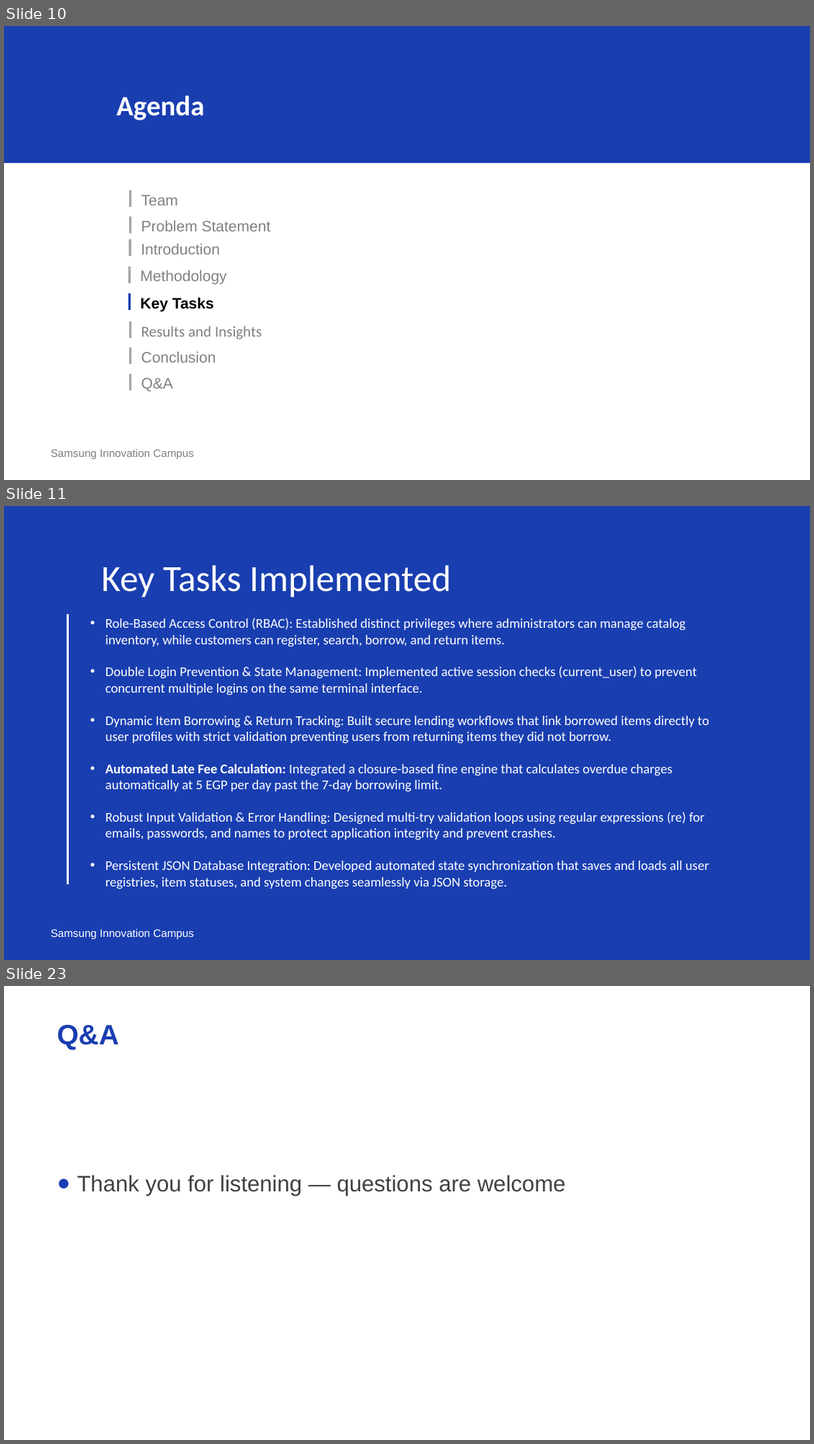
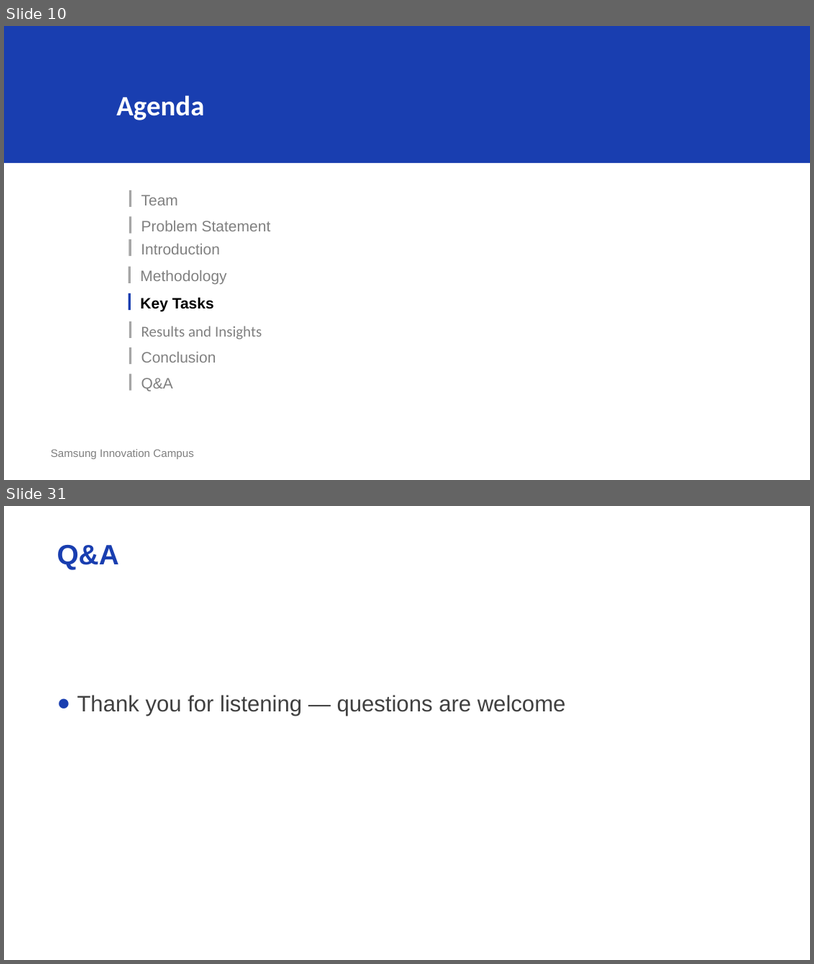
Before and after one commit to HabibaIbrahim6/ch6_project, a slide deck: Workshops_&_Learning_Events_Planner.pptx. Shown one above the other, each under a label of ours: slides 10, 11 and 23 before the commit, slides 10 and 31 after it; the slides between them are not shown. The pictures are 814x1444 and 814x964 pixels, drawn with LibreOffice and Linux fonts; fonts in the diff are those of the drawing. Boxes give left, top, right and bottom in pixels: in the first picture for what was removed or moved away, otherwise in the second. Text is boxed around its words. In the diff, an @@ line names an element or a change of style, - is before the commit and + after.

```diff
--- a/Workshops_&_Learning_Events_Planner.pptx
+++ b/Workshops_&_Learning_Events_Planner.pptx
@@ slide 11 removed at <box>4,506,810,960</box>, background #193EB0 @@
@@ text removed at <box>101,565,451,597</box> @@
-Key Tasks Implemented
@@ line removed from (67, 614) to (67, 884) @@
@@ text removed at <box>106,618,710,888</box> @@
-• Role-Based Access Control (RBAC): Established distinct privileges where administrators can manage catalog inventory, while customers can register, search, borrow, and return items.
-• Double Login Prevention & State Management: Implemented active session checks (current_user) to prevent concurrent multiple logins on the same terminal interface.
-• Dynamic Item Borrowing & Return Tracking: Built secure lending workflows that link borrowed items directly to user profiles with strict validation preventing users from returning items they did not borrow.
-• Automated Late Fee Calculation: Integrated a closure-based fine engine that calculates overdue charges automatically at 5 EGP per day past the 7-day borrowing limit.
-• Robust Input Validation & Error Handling: Designed multi-try validation loops using regular expressions (re) for emails, passwords, and names to protect application integrity and prevent crashes.
-• Persistent JSON Database Integration: Developed automated state synchronization that saves and loads all user registries, item statuses, and system changes seamlessly via JSON storage.
@@ text removed at <box>51,929,194,939</box> @@
-Samsung Innovation Campus
@@ what was slide 23 is now slide 31 @@
```
Also in this commit, not shown: 4 slides changed, 19 slides added, 10 other slides removed.
